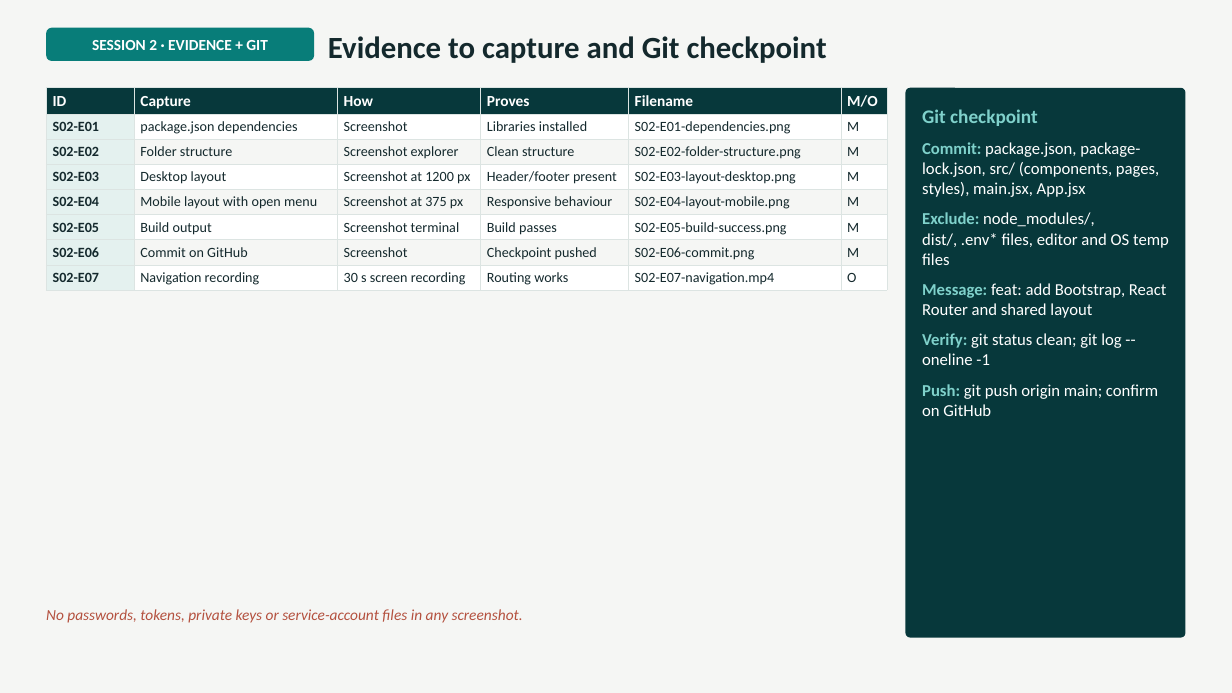
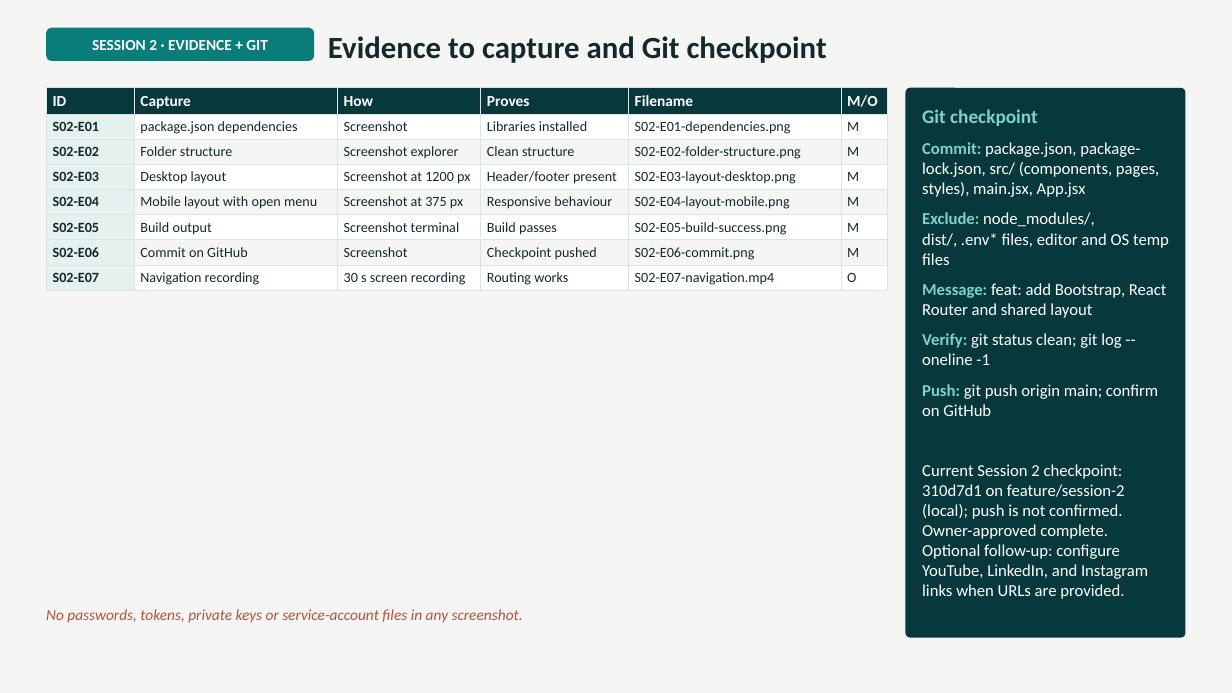
Before and after one commit to jaydeeprajputprojects-wq/codeclassic, a slide deck: slide 17 of docs/initial-project-docs/CodeClassic_Execution_Plan.pptx. Drawn at 1232x693 pixels with LibreOffice and Linux fonts; fonts in the diff are those of the drawing. Boxes give left, top, right and bottom in pixels: in the first picture for what was removed or moved away, otherwise in the second. Text is boxed around its words. In the diff, an @@ line names an element or a change of style, - is before the commit and + after.

Commit message:
feat: update project context and session report to reflect Session 2 acceptance, revise learning guide for clarity, and replace execution plan document

```diff
--- a/docs/initial-project-docs/CodeClassic_Execution_Plan.pptx
+++ b/docs/initial-project-docs/CodeClassic_Execution_Plan.pptx
@@ text in rounded rectangle at (922,384,1158,599): text changed; size 13 to 12 pt; text colour #FFFFFF to #1B5E20; bold on @@
-Push: git push origin main; confirm on GitHub
+Push: git push origin main; confirm on GitHub
+Current Session 2 checkpoint: 310d7d1 on feature/session-2 (local); push is not confirmed. Owner-approved complete. Optional follow-up: configure YouTube, LinkedIn, and Instagram links when URLs are provided.
```
Also in this commit, not shown: 2 other slides changed, 4 other files.
